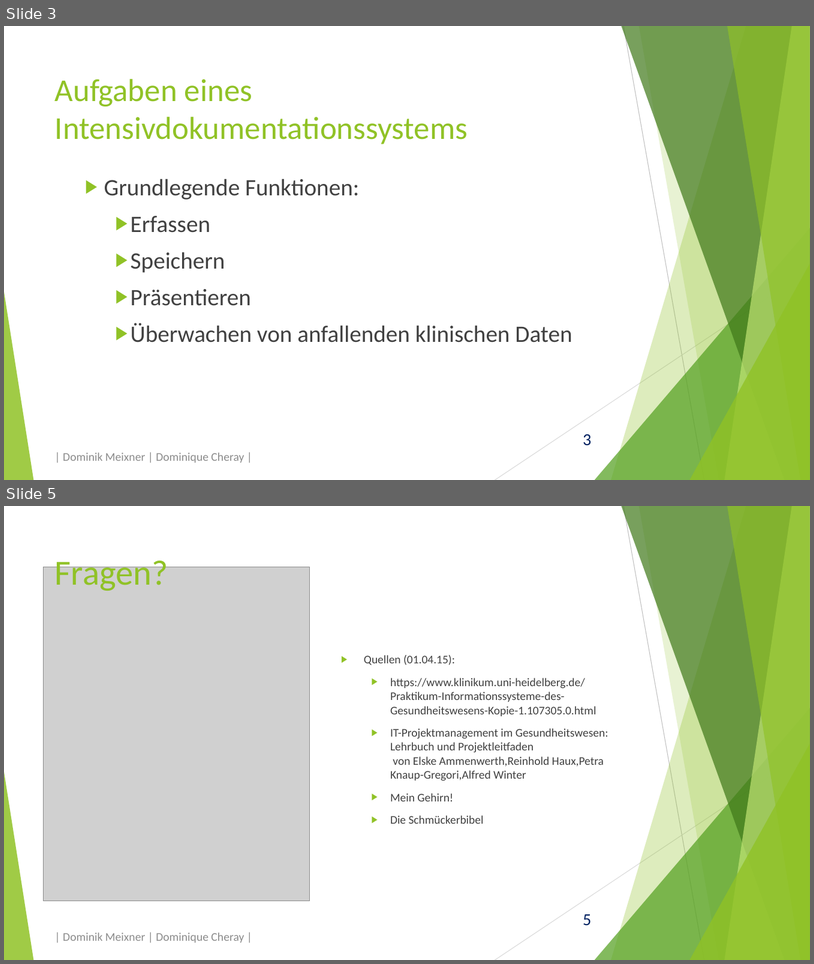
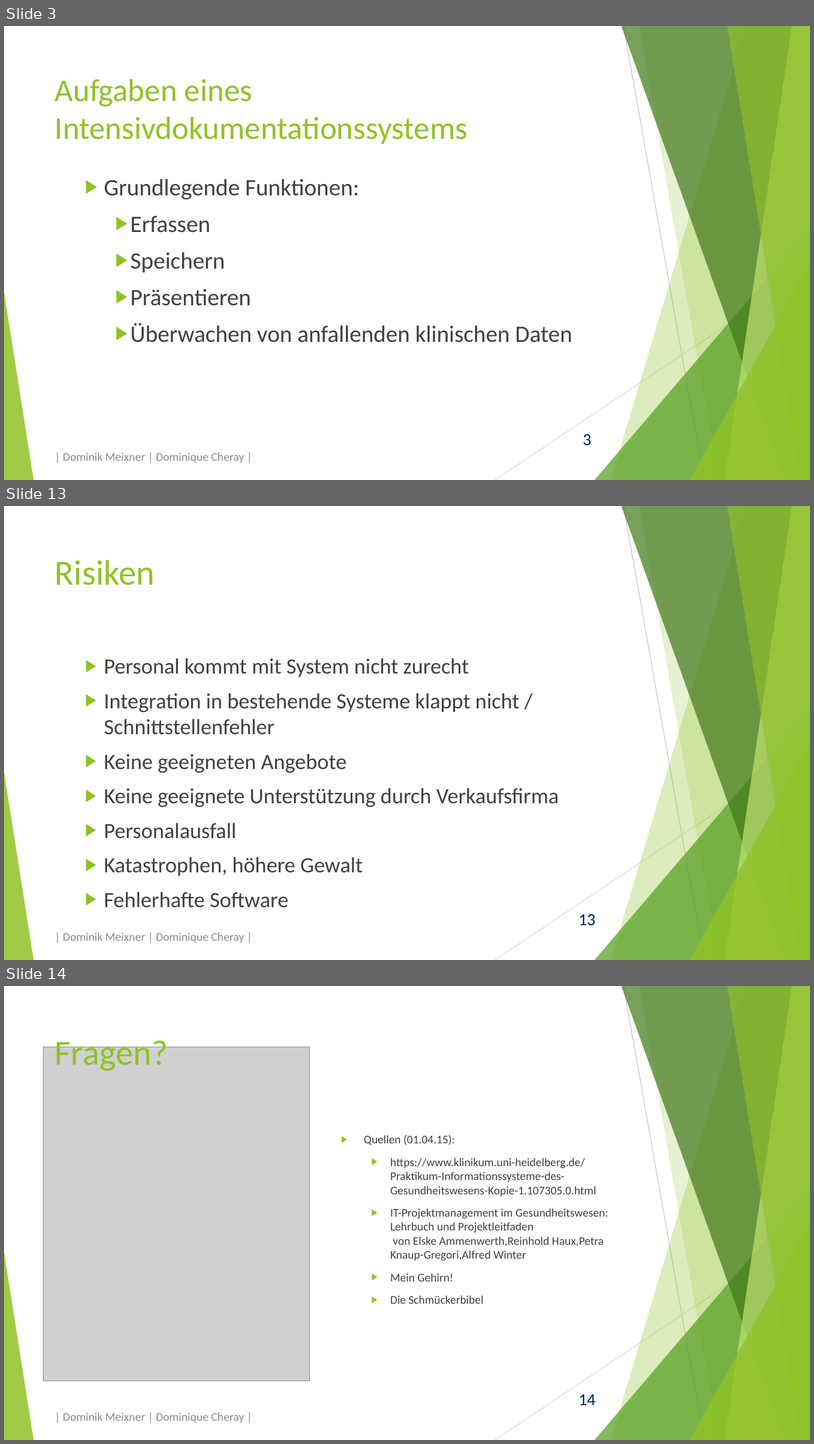
Before and after one commit to domeix/BlaBla, a slide deck: EinfIntensivDokSys/Intensivdokumentationssystem.pptx. Shown one above the other, each under a label of ours: slides 3 and 5 before the commit, slides 3, 13 and 14 after it; the slides between them are not shown. The pictures are 814x964 and 814x1444 pixels, drawn with LibreOffice and Linux fonts; fonts in the diff are those of the drawing; grey boxes stand for pictures. Boxes give left, top, right and bottom in pixels: in the first picture for what was removed or moved away, otherwise in the second. Text is boxed around its words. In the diff, an @@ line names an element or a change of style, - is before the commit and + after.

```diff
--- a/EinfIntensivDokSys/Intensivdokumentationssystem.pptx
+++ b/EinfIntensivDokSys/Intensivdokumentationssystem.pptx
@@ slide 13 added at bbox=[4, 506, 810, 960], background #FFFFFF; not listed: 11 template elements that a slide beside it also shows @@
@@ title added at bbox=[55, 560, 155, 585], 42 pt, text #90C226 @@
+Risiken
@@ text added at bbox=[104, 658, 559, 907], 25.9 pt, text #404040 @@
+  ▶ Personal kommt mit System nicht zurecht
+  ▶ Integration in bestehende Systeme klappt nicht / Schnittstellenfehler
+  ▶ Keine geeigneten Angebote
+  ▶ Keine geeignete Unterstützung durch Verkaufsfirma
+  ▶ Personalausfall
+  ▶ Katastrophen, höhere Gewalt
+  ▶ Fehlerhafte Software
@@ text added at bbox=[63, 932, 244, 942], 14 pt, text #8C8C8C @@
+| Dominik Meixner | Dominique Cheray |
@@ what was slide 5 is now slide 14 @@
@@ page number at bbox=[579, 1394, 596, 1405]: text changed @@
-5
+14
```
Also in this commit, not shown: 2 slides changed, 8 other slides added.
